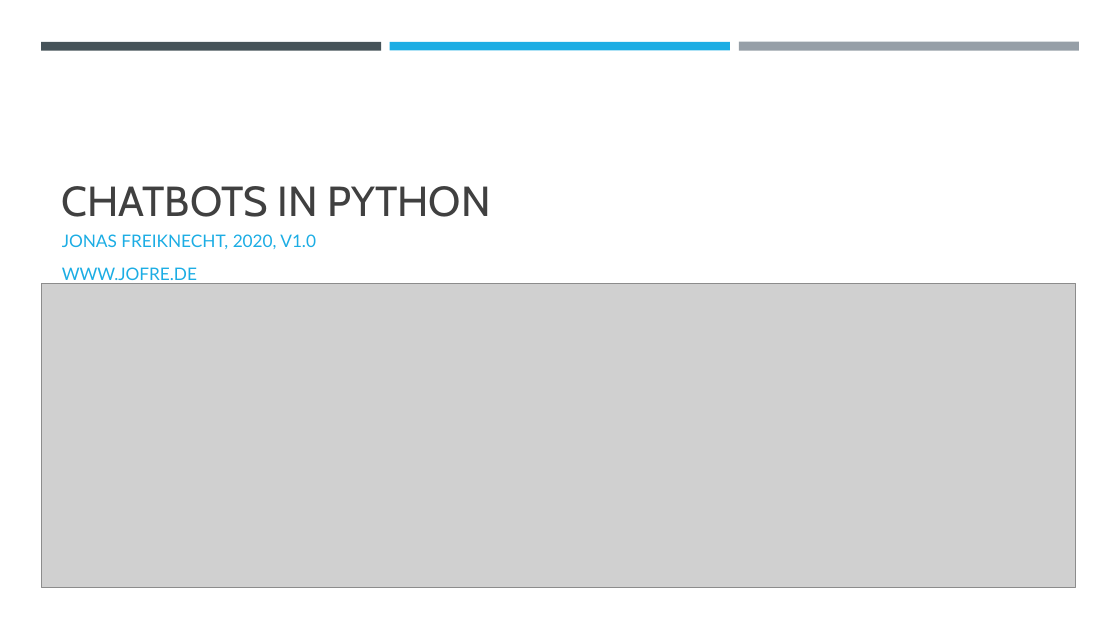
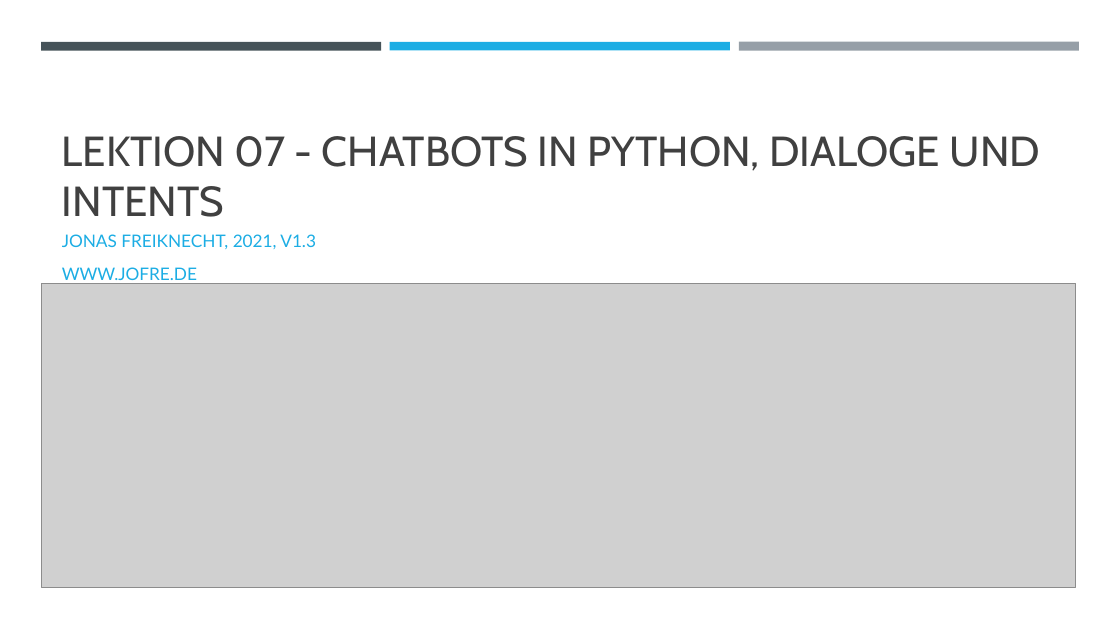
Before and after one commit to padmalcom/AISpeechAssistant, a slide deck: slide 1 of slides/07_chatbots.pptx. Drawn at 1120x630 pixels with LibreOffice and Linux fonts; fonts in the diff are those of the drawing; grey boxes stand for pictures. Boxes give left, top, right and bottom in pixels: in the first picture for what was removed or moved away, otherwise in the second. Text is boxed around its words. In the diff, an @@ line names an element or a change of style, - is before the commit and + after.

```diff
--- a/slides/07_chatbots.pptx
+++ b/slides/07_chatbots.pptx
@@ title at box(62, 136, 1041, 217): text changed @@
-CHATBOTS IN PYTHON
+LEKTION 07 - CHATBOTS IN PYTHON, DIALOGE UND INTENTS
@@ subtitle at box(62, 234, 316, 249): text changed @@
-JONAS FREIKNECHT, 2020, V1.0
+JONAS FREIKNECHT, 2021, V1.3
```
Also in this commit, not shown: 4 other slides changed, 1 slide added, 15 other files.
